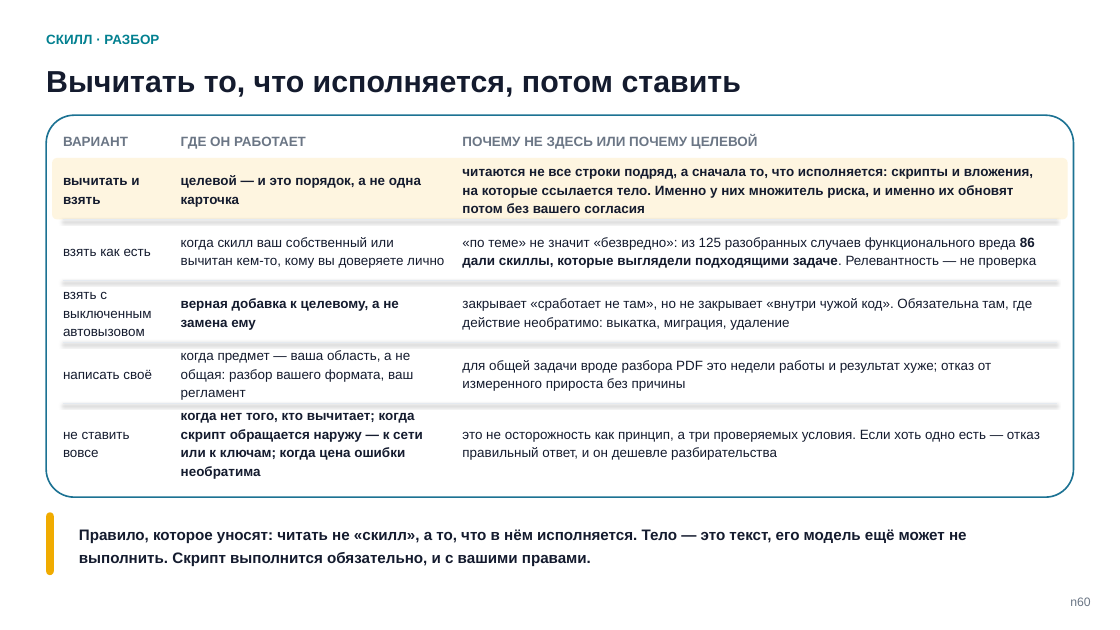
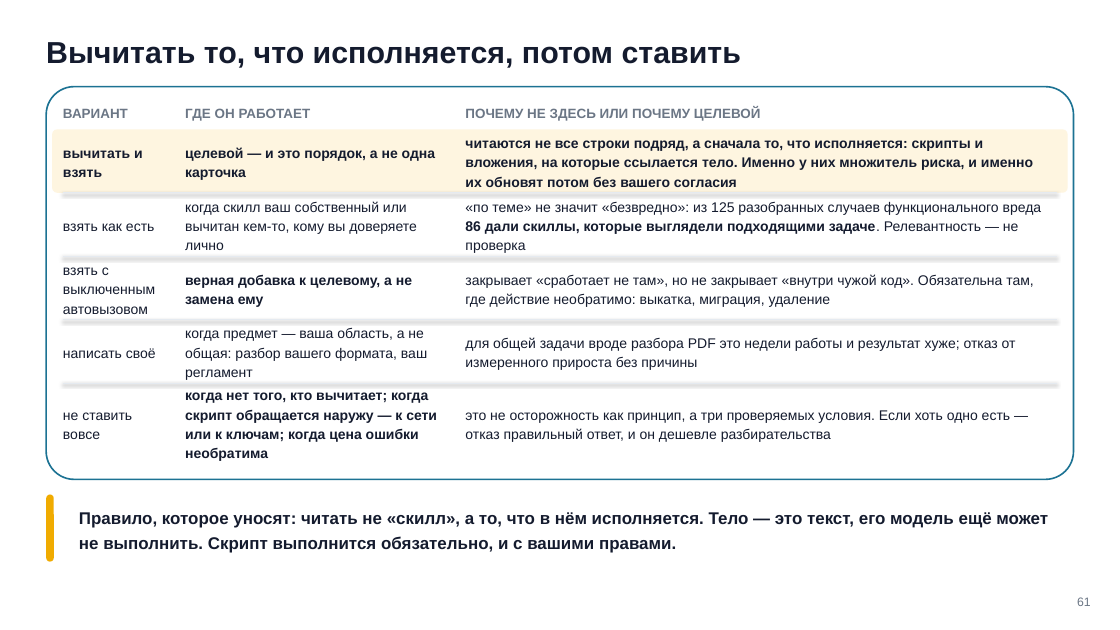
Before and after one commit to tellina-study/AI-usage-lessons, a slide deck: slide 61 of library/seminars/sem-05/rendered/sem-05.pptx. Drawn at 1120x630 pixels with LibreOffice and Linux fonts; fonts in the diff are those of the drawing. Boxes give left, top, right and bottom in pixels: in the first picture for what was removed or moved away, otherwise in the second. Text is boxed around its words. In the diff, an @@ line names an element or a change of style, - is before the commit and + after.

```diff
--- a/library/seminars/sem-05/rendered/sem-05.pptx
+++ b/library/seminars/sem-05/rendered/sem-05.pptx
@@ text removed at (46, 34, 159, 44) @@
-СКИЛЛ · РАЗБОР
@@ rounded rectangle: place and size @@
-rounded rectangle at (46, 115, 1074, 497)
+rounded rectangle at (46, 87, 1074, 480)
@@ rounded rectangle at (46, 87, 1074, 480): proportions changed @@
@@ text "ВАРИАНТ": place and size @@
-text "ВАРИАНТ" at (63, 137, 128, 146)
+text "ВАРИАНТ" at (63, 109, 128, 118)
@@ text "ГДЕ ОН РАБОТАЕТ": place and size @@
-text "ГДЕ ОН РАБОТАЕТ" at (181, 136, 306, 149)
+text "ГДЕ ОН РАБОТАЕТ" at (185, 108, 311, 121)
@@ 3 texts, 1 rounded rectangle: place and size @@
-3 texts, 1 rounded rectangle at (46, 71, 1068, 219)
+3 texts, 1 rounded rectangle at (46, 42, 1068, 192)
@@ size 11.5 to 12 pt in 15 elements at (465, 410, 1010, 442), (185, 392, 437, 461), (465, 337, 1016, 370), (185, 328, 427, 380), (465, 274, 1033, 307), (63, 412, 132, 439), (185, 274, 412, 307), (465, 202, 1042, 253), (63, 348, 156, 358), (185, 201, 417, 250), (63, 267, 155, 314), (465, 140, 1033, 187), (185, 147, 435, 180), (63, 223, 154, 231), (63, 150, 143, 177) @@
@@ text "вычитать и взять": place and size @@
-text "вычитать и взять" at (63, 177, 139, 204)
+text "вычитать и взять" at (63, 150, 143, 177)
@@ text "целевой — и это порядок, ...": place and size @@
-text "целевой — и это порядок, ..." at (181, 175, 421, 207)
+text "целевой — и это порядок, ..." at (185, 147, 435, 180)
@@ 2 texts, 2 lines: place and size @@
-2 texts, 2 lines at (63, 219, 1057, 330)
+2 texts, 2 lines at (63, 193, 1057, 307)
@@ text "взять как есть": place and size @@
-text "взять как есть" at (63, 248, 151, 256)
+text "взять как есть" at (63, 223, 154, 231)
@@ text "когда скилл ваш собственный или ...": place and size @@
-text "когда скилл ваш собственный или ..." at (181, 237, 444, 268)
+text "когда скилл ваш собственный или ..." at (185, 201, 417, 250)
@@ text "взять с выключенным автовызовом": place and size @@
-text "взять с выключенным автовызовом" at (63, 291, 152, 336)
+text "взять с выключенным автовызовом" at (63, 267, 155, 314)
@@ text "верная добавка к целевому, а ...": place and size @@
-text "верная добавка к целевому, а ..." at (181, 298, 399, 330)
+text "верная добавка к целевому, а ..." at (185, 274, 412, 307)
@@ 2 texts, 2 lines: place and size @@
-2 texts, 2 lines at (63, 342, 1057, 460)
+2 texts, 2 lines at (63, 320, 1057, 442)
@@ text "написать своё": place and size @@
-text "написать своё" at (63, 369, 152, 379)
+text "написать своё" at (63, 348, 156, 358)
@@ text "когда предмет — ваша область, ...": place and size @@
-text "когда предмет — ваша область, ..." at (181, 350, 413, 400)
+text "когда предмет — ваша область, ..." at (185, 328, 427, 380)
@@ text "не ставить вовсе": place and size @@
-text "не ставить вовсе" at (63, 431, 130, 457)
+text "не ставить вовсе" at (63, 412, 132, 439)
@@ text "когда нет того, кто вычитает; ...": place and size @@
-text "когда нет того, кто вычитает; ..." at (181, 412, 423, 479)
+text "когда нет того, кто вычитает; ..." at (185, 392, 437, 461)
@@ rounded rectangle: place and size @@
-rounded rectangle at (46, 513, 54, 576)
+rounded rectangle at (46, 495, 54, 562)
@@ text "Правило, которое уносят: читать не ...": place and size @@
-text "Правило, которое уносят: читать не ..." at (79, 529, 967, 566)
+text "Правило, которое уносят: читать не ..." at (79, 512, 1048, 553)
@@ text "Правило, которое уносят: читать не ..." at (79, 512, 1048, 553): size 13 to 14.5 pt @@
@@ text at (1077, 597, 1091, 606): text changed @@
-n60
+61
```
Also in this commit, not shown: 67 other slides changed, 6 other files.
